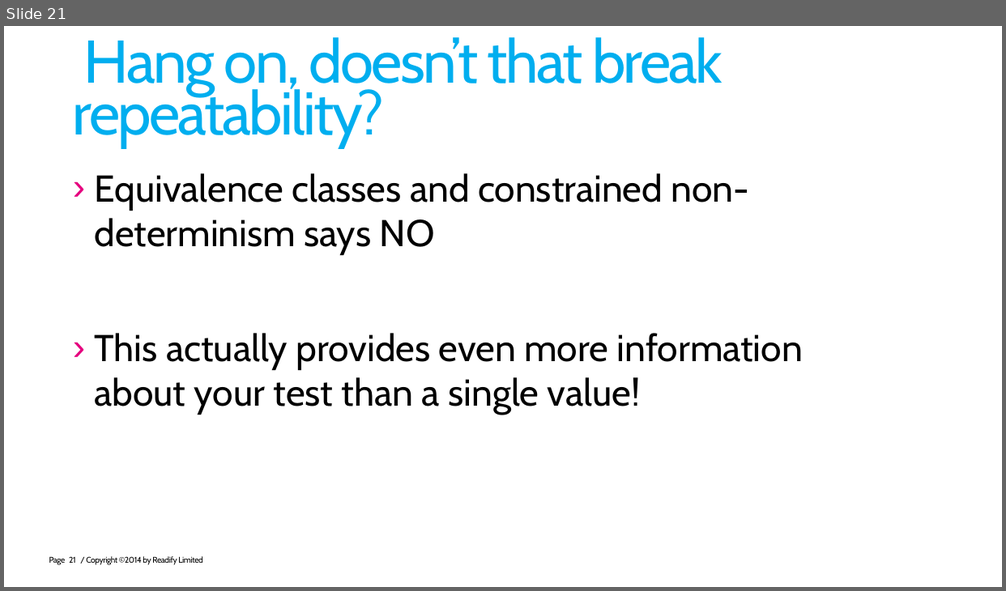
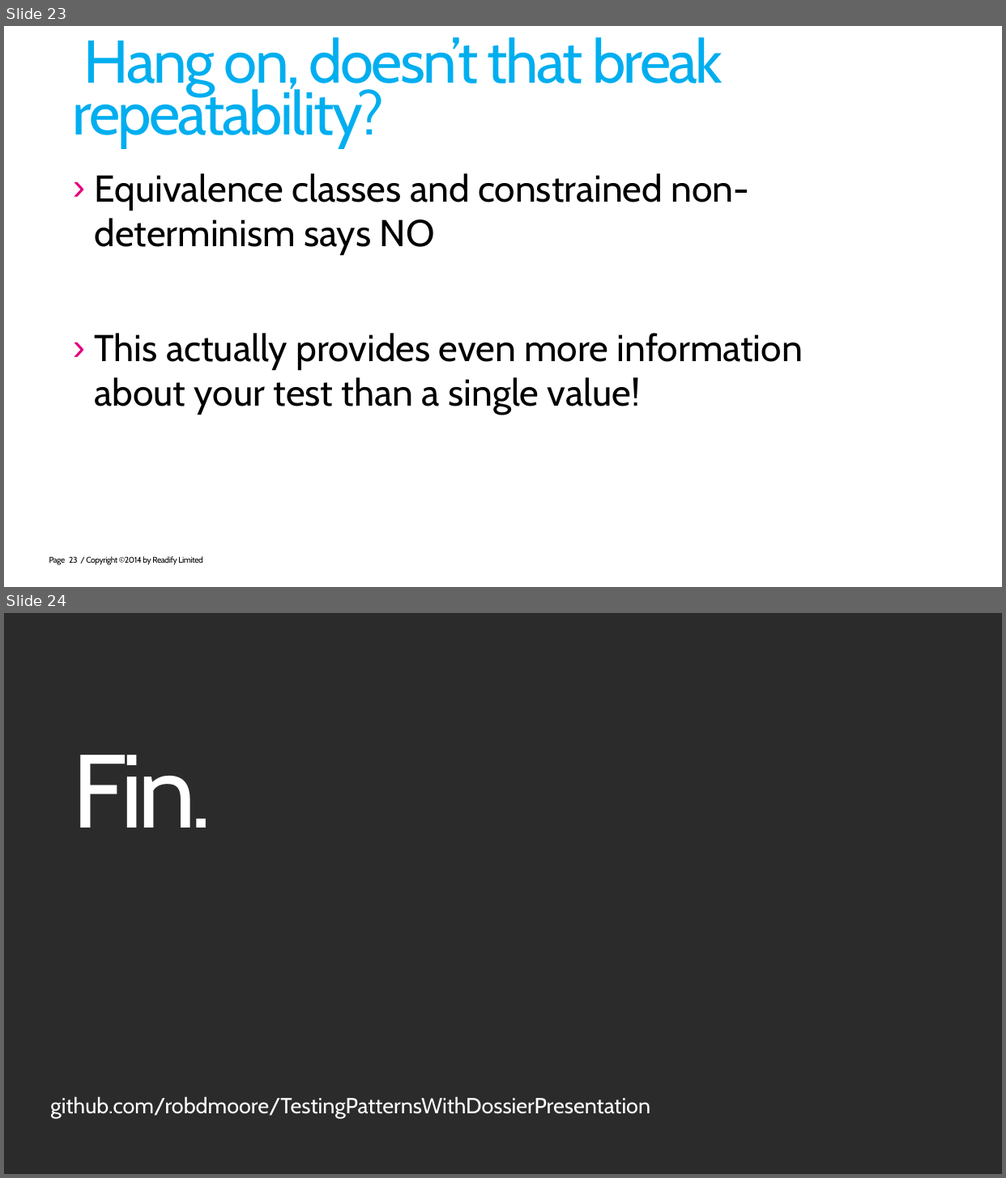
Before and after one commit to robdmoore/TestingPatternsWithDossierPresentation, a slide deck: Presentation.pptx. Shown one above the other, each under a label of ours: slide 21 before the commit, slides 23 and 24 after it. The pictures are 1006x591 and 1006x1178 pixels, drawn with LibreOffice and Linux fonts; fonts in the diff are those of the drawing; background and template pictures are left out; a plain dark background stands for a picture behind light text. Boxes give left, top, right and bottom in pixels: in the first picture for what was removed or moved away, otherwise in the second. Text is boxed around its words. In the diff, an @@ line names an element or a change of style, - is before the commit and + after.

```diff
--- a/Presentation.pptx
+++ b/Presentation.pptx
@@ slide 24 added at [4,613,1002,1174], background picture (left out) @@
@@ title added at [73,755,212,828], 100 pt, text #FFFFFF @@
+Fin.
@@ text added at [50,1097,650,1118], 21 pt, text #FFFFFF @@
+github.com/robdmoore/TestingPatternsWithDossierPresentation
@@ what was slide 21 is now slide 23 @@
@@ page number at [69,557,78,563]: text changed @@
-21
+23
```
Also in this commit, not shown: 1 slide changed, 2 other slides added, 1 slide removed, 5 other files.
